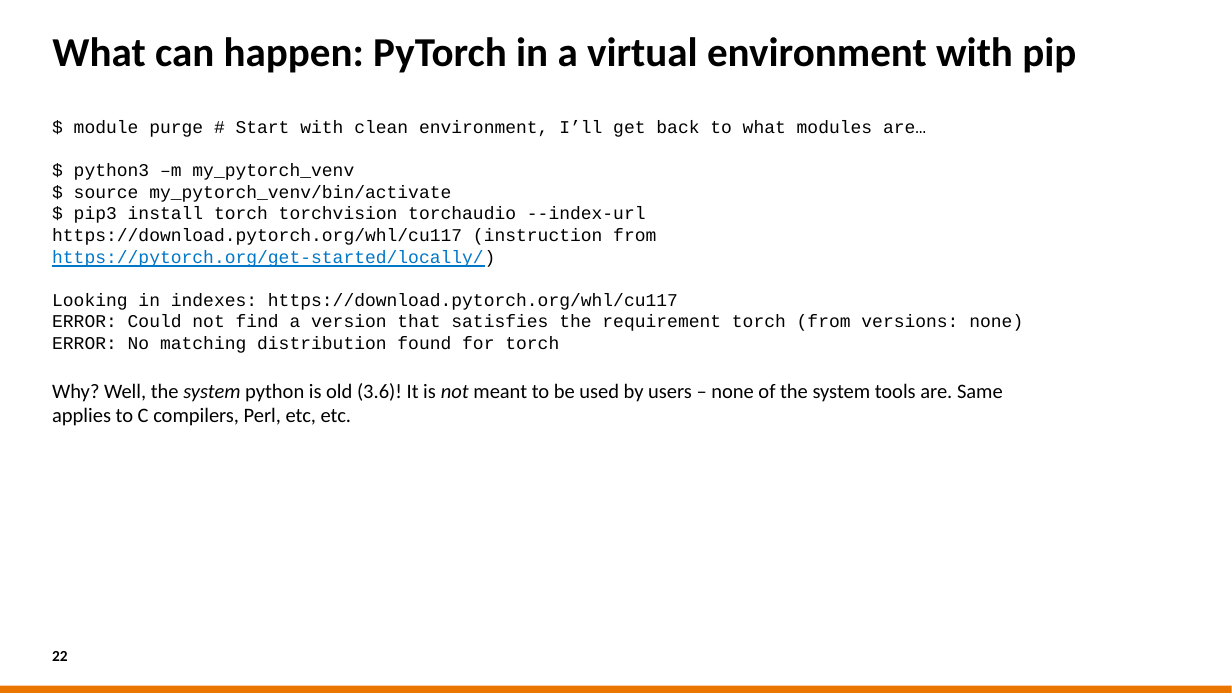
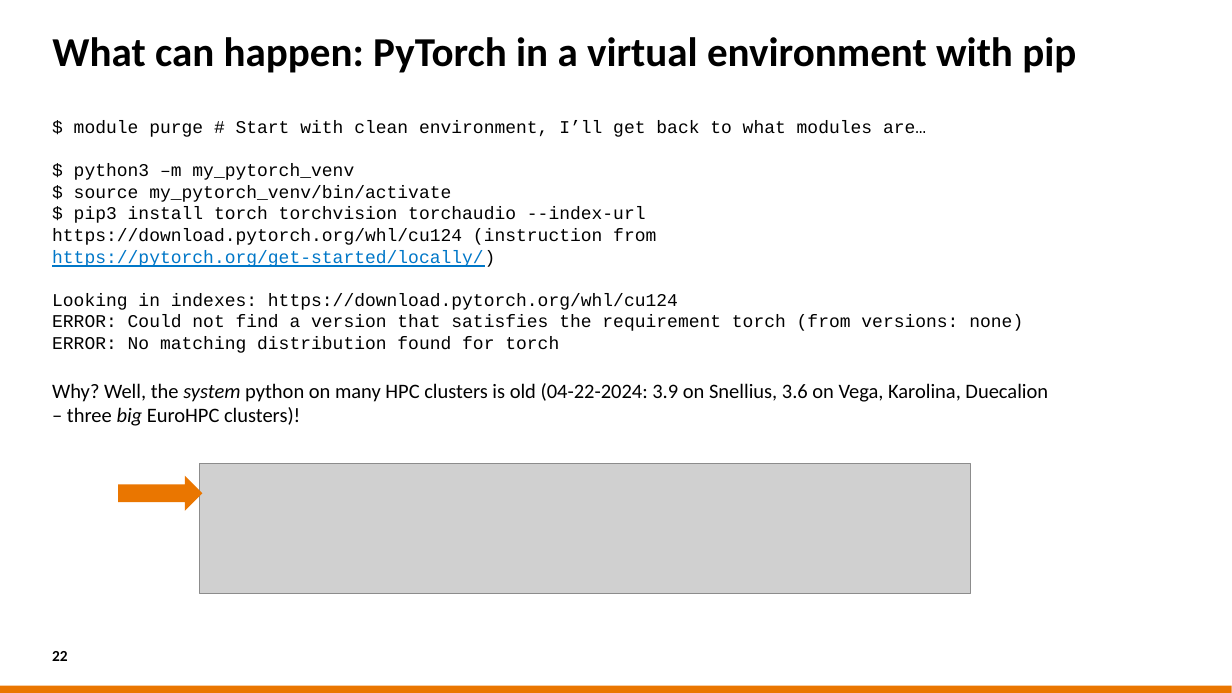
Before and after one commit to sara-nl/HPML-course-materials, a slide deck: slide 22 of Day2/slides/Software_installations_on_HPC_systems.pptx. Drawn at 1232x693 pixels with LibreOffice and Linux fonts; fonts in the diff are those of the drawing; grey boxes stand for pictures; background and template pictures are left out. Boxes give left, top, right and bottom in pixels: in the first picture for what was removed or moved away, otherwise in the second. Text is boxed around its words. In the diff, an @@ line names an element or a change of style, - is before the commit and + after.

Commit message:
Modified slides for software installations after RHEL 9 upgrade

```diff
--- a/Day2/slides/Software_installations_on_HPC_systems.pptx
+++ b/Day2/slides/Software_installations_on_HPC_systems.pptx
@@ text at (x1=52, y1=207, x2=678, y2=310): text changed @@
-$ pip3 install torch torchvision torchaudio --index-url https://download.pytorch.org/whl/cu117 (instruction from https://pytorch.org/get-started/locally/)
-Looking in indexes: https://download.pytorch.org/whl/cu117
+$ pip3 install torch torchvision torchaudio --index-url https://download.pytorch.org/whl/cu124 (instruction from https://pytorch.org/get-started/locally/)
+Looking in indexes: https://download.pytorch.org/whl/cu124
@@ text at (x1=52, y1=383, x2=1048, y2=426): text changed @@
-Why? Well, the system python is old (3.6)! It is not meant to be used by users – none of the system tools are. Same applies to C compilers, Perl, etc, etc.
+Why? Well, the system python on many HPC clusters is old (04-22-2024: 3.9 on Snellius, 3.6 on Vega, Karolina, Duecalion – three big EuroHPC clusters)!
@@ right arrow added at (x1=118, y1=476, x2=202, y2=511), fill #EA7600 @@
@@ picture added at (x1=200, y1=463, x2=970, y2=593) @@
```
Also in this commit, not shown: 17 other slides changed, 5 slides added, 1 slide removed.
